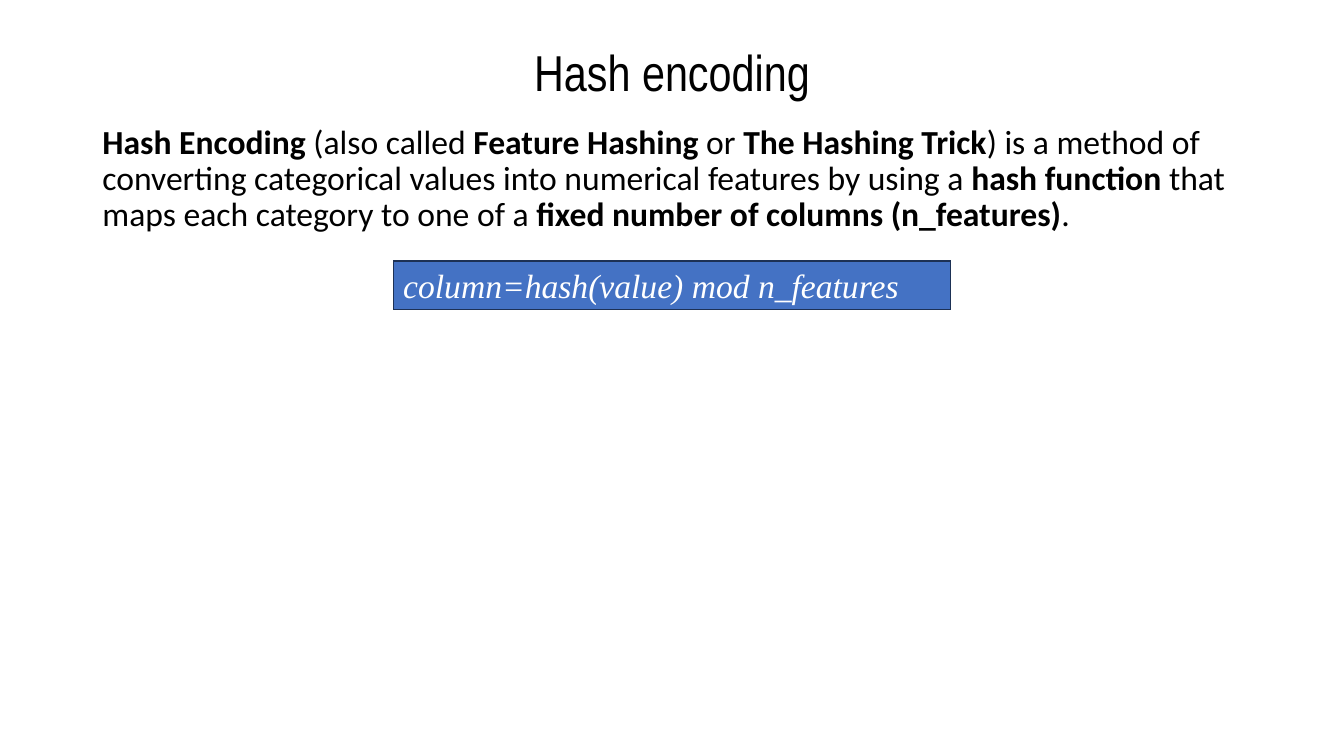
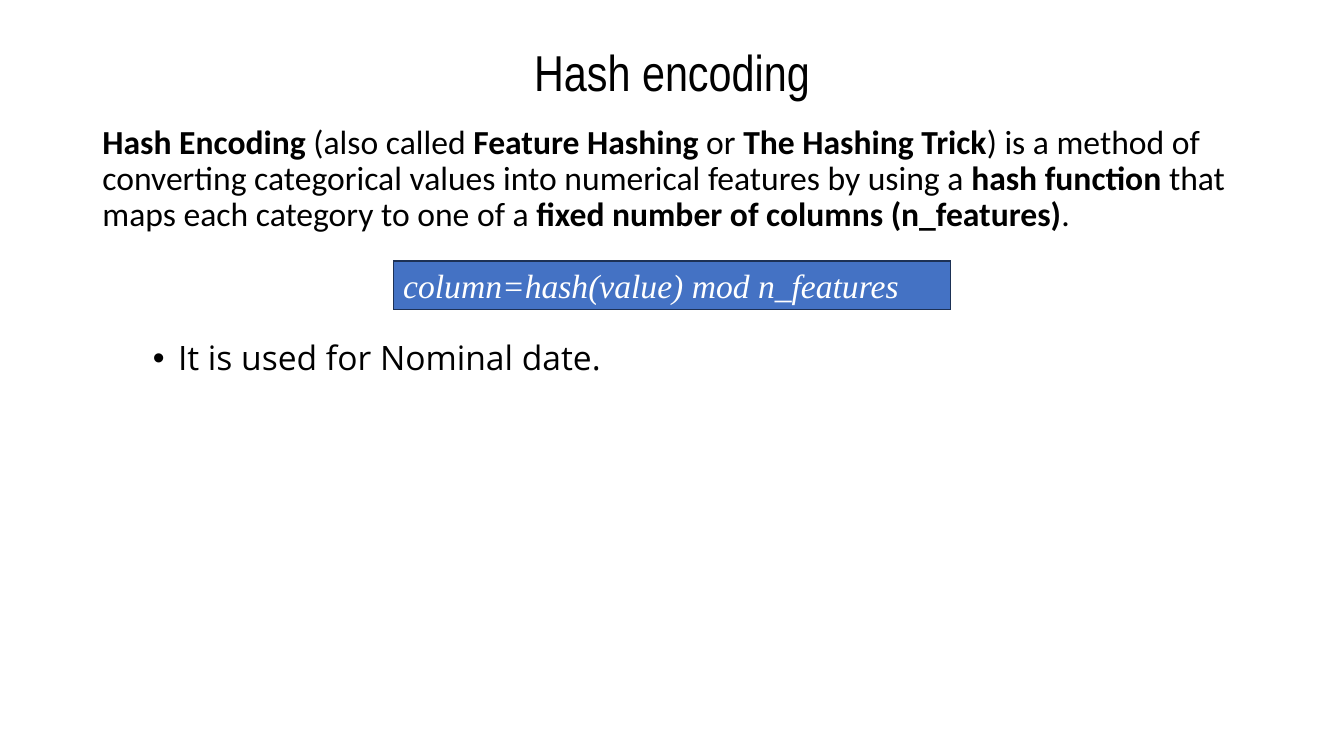
Before and after one commit to gmrr40058/data-science-ml-python-ostad, a slide deck: slide 1 of My Note and Practice/Text to Numerical Data Conversion/Categorical(Text to Numeric) data conversion-CTtN/Nominal Data/CTNtN3. Hash Encoding/Hash Encoding.pptx. Drawn at 1344x756 pixels with LibreOffice and Linux fonts; fonts in the diff are those of the drawing. Boxes give left, top, right and bottom in pixels: in the first picture for what was removed or moved away, otherwise in the second. Text is boxed around its words. In the diff, an @@ line names an element or a change of style, - is before the commit and + after.

Commit message:
Update Hash Encoding presentation file

```diff
--- a/My Note and Practice/Text to Numerical Data Conversion/Categorical(Text to Numeric) data conversion-CTtN/Nominal Data/CTNtN3. Hash Encoding/Hash Encoding.pptx
+++ b/My Note and Practice/Text to Numerical Data Conversion/Categorical(Text to Numeric) data conversion-CTtN/Nominal Data/CTNtN3. Hash Encoding/Hash Encoding.pptx
@@ text at [178,344,601,371]: paragraph added @@
+  • It is used for Nominal date.
```
Also in this commit, not shown: 2 other slides changed, 1 slide removed.
